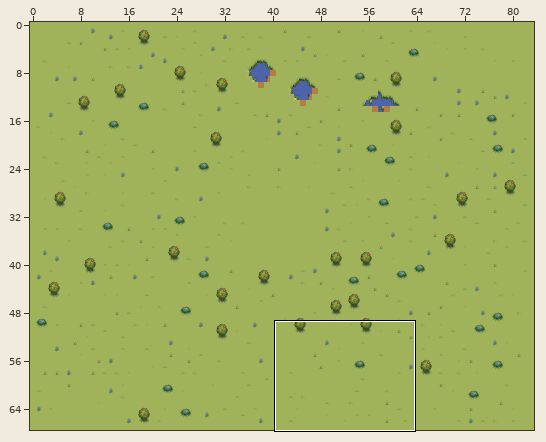
Level history. Tiled map (JSON): src/assets/tilemaps/generated/1-7.tmj. Above: a wide view before the commit, with the close-up outlined.
Close-up. Earlier state:
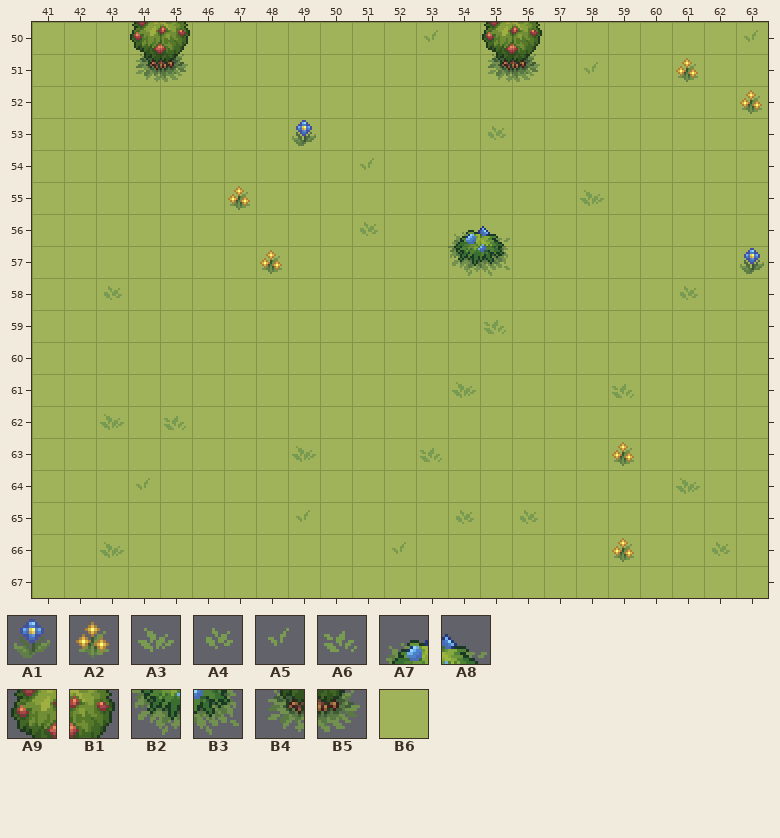
Cells are 16x16 px. Shown: x 41..63, y 50..67. The commit also changed other parts of the map, which this record leaves out.
Key: from "Details": A1 120, A2 128, A3 156, A4 157, A5 160, A6 161; from "Trees_rocks": A7 165, A8 166, A9 179, B1 180, B2 181, B3 182, B4 195, B5 196; from "ground_grasss": B6 55.
__ is an empty cell.
Layer "Base" before, first column x 41:
50 B6 B6 B6 B6 B6 B6 B6 B6 B6 B6 B6 B6 B6 B6 B6 B6 B6 B6 B6 B6 B6 B6 B6
51 B6 B6 B6 B6 B6 B6 B6 B6 B6 B6 B6 B6 B6 B6 B6 B6 B6 B6 B6 B6 B6 B6 B6
52 B6 B6 B6 B6 B6 B6 B6 B6 B6 B6 B6 B6 B6 B6 B6 B6 B6 B6 B6 B6 B6 B6 B6
53 B6 B6 B6 B6 B6 B6 B6 B6 B6 B6 B6 B6 B6 B6 B6 B6 B6 B6 B6 B6 B6 B6 B6
54 B6 B6 B6 B6 B6 B6 B6 B6 B6 B6 B6 B6 B6 B6 B6 B6 B6 B6 B6 B6 B6 B6 B6
55 B6 B6 B6 B6 B6 B6 B6 B6 B6 B6 B6 B6 B6 B6 B6 B6 B6 B6 B6 B6 B6 B6 B6
56 B6 B6 B6 B6 B6 B6 B6 B6 B6 B6 B6 B6 B6 B6 B6 B6 B6 B6 B6 B6 B6 B6 B6
57 B6 B6 B6 B6 B6 B6 B6 B6 B6 B6 B6 B6 B6 B6 B6 B6 B6 B6 B6 B6 B6 B6 B6
58 B6 B6 B6 B6 B6 B6 B6 B6 B6 B6 B6 B6 B6 B6 B6 B6 B6 B6 B6 B6 B6 B6 B6
59 B6 B6 B6 B6 B6 B6 B6 B6 B6 B6 B6 B6 B6 B6 B6 B6 B6 B6 B6 B6 B6 B6 B6
60 B6 B6 B6 B6 B6 B6 B6 B6 B6 B6 B6 B6 B6 B6 B6 B6 B6 B6 B6 B6 B6 B6 B6
61 B6 B6 B6 B6 B6 B6 B6 B6 B6 B6 B6 B6 B6 B6 B6 B6 B6 B6 B6 B6 B6 B6 B6
62 B6 B6 B6 B6 B6 B6 B6 B6 B6 B6 B6 B6 B6 B6 B6 B6 B6 B6 B6 B6 B6 B6 B6
63 B6 B6 B6 B6 B6 B6 B6 B6 B6 B6 B6 B6 B6 B6 B6 B6 B6 B6 B6 B6 B6 B6 B6
64 B6 B6 B6 B6 B6 B6 B6 B6 B6 B6 B6 B6 B6 B6 B6 B6 B6 B6 B6 B6 B6 B6 B6
65 B6 B6 B6 B6 B6 B6 B6 B6 B6 B6 B6 B6 B6 B6 B6 B6 B6 B6 B6 B6 B6 B6 B6
66 B6 B6 B6 B6 B6 B6 B6 B6 B6 B6 B6 B6 B6 B6 B6 B6 B6 B6 B6 B6 B6 B6 B6
67 B6 B6 B6 B6 B6 B6 B6 B6 B6 B6 B6 B6 B6 B6 B6 B6 B6 B6 B6 B6 B6 B6 B6
Layer "Agua" before, first column x 41:
50 __ __ __ A9 B1 __ __ __ __ __ __ __ A5 __ A9 B1 __ __ __ __ __ __ A5
51 __ __ __ B4 B5 __ __ __ __ __ __ __ __ __ B4 B5 __ A5 __ __ A2 __ __
52 __ __ __ __ __ __ __ __ __ __ __ __ __ __ __ __ __ __ __ __ __ __ A2
53 __ __ __ __ __ __ __ __ A1 __ __ __ __ __ A4 __ __ __ __ __ __ __ __
54 __ __ __ __ __ __ __ __ __ __ A5 __ __ __ __ __ __ __ __ __ __ __ __
55 __ __ __ __ __ __ A2 __ __ __ __ __ __ __ __ __ __ A3 __ __ __ __ __
56 __ __ __ __ __ __ __ __ __ __ A4 __ __ A7 A8 __ __ __ __ __ __ __ __
57 __ __ __ __ __ __ __ A2 __ __ __ __ __ B2 B3 __ __ __ __ __ __ __ A1
58 __ __ A4 __ __ __ __ __ __ __ __ __ __ __ __ __ __ __ __ __ A4 __ __
59 __ __ __ __ __ __ __ __ __ __ __ __ __ __ A6 __ __ __ __ __ __ __ __
60 __ __ __ __ __ __ __ __ __ __ __ __ __ __ __ __ __ __ __ __ __ __ __
61 __ __ __ __ __ __ __ __ __ __ __ __ __ A3 __ __ __ __ A6 __ __ __ __
62 __ __ A3 __ A6 __ __ __ __ __ __ __ __ __ __ __ __ __ __ __ __ __ __
63 __ __ __ __ __ __ __ __ A3 __ __ __ A6 __ __ __ __ __ A2 __ __ __ __
64 __ __ __ A5 __ __ __ __ __ __ __ __ __ __ __ __ __ __ __ __ A3 __ __
65 __ __ __ __ __ __ __ __ A5 __ __ __ __ A4 __ A4 __ __ __ __ __ __ __
66 __ __ A3 __ __ __ __ __ __ __ __ A5 __ __ __ __ __ __ A2 __ __ A4 __
67 __ __ __ __ __ __ __ __ __ __ __ __ __ __ __ __ __ __ __ __ __ __ __
And afterwards:
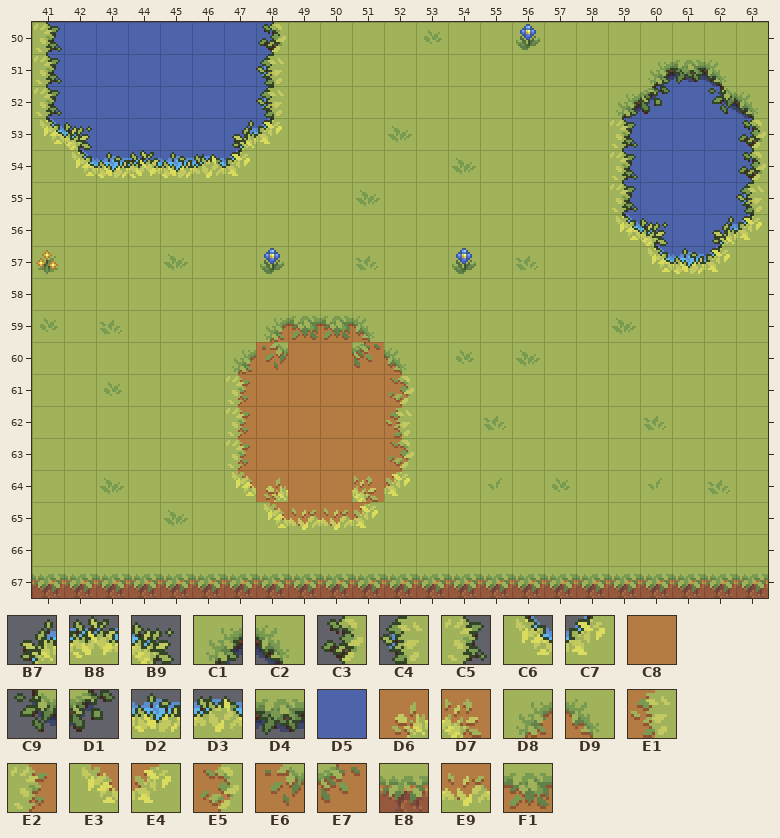
Further tiles: from "Water_coasts": B7 41, B8 42, B9 43, C1 44, C2 45, C3 79, C4 80, C5 82, C6 83, C7 84, C8 92, C9 119, D1 121, D2 158, D3 159, D4 197; from "Water_detilazation": D5 0; from "ground_grasss": D6 1, D7 3, D8 4, D9 5, E1 54, E2 56, E3 57, E4 58, E5 59, E6 107, E7 109, E8 131, E9 161, F1 213.
What changed:
Changed rows in their new state; .. is an unchanged cell.
Layer "Base":
first column x 41:
50 D5 D5 D5 D5 D5 D5 D5 D5 .. .. .. .. .. .. .. .. .. .. .. .. .. .. ..
51 D5 D5 D5 D5 D5 D5 D5 D5 .. .. .. .. .. .. .. .. .. .. .. D5 D5 D5 ..
52 D5 D5 D5 D5 D5 D5 D5 D5 .. .. .. .. .. .. .. .. .. .. D5 D5 D5 D5 D5
53 D5 D5 D5 D5 D5 D5 D5 D5 .. .. .. .. .. .. .. .. .. .. D5 D5 D5 D5 D5
54 .. D5 D5 D5 D5 D5 D5 .. .. .. .. .. .. .. .. .. .. .. D5 D5 D5 D5 D5
55 .. .. .. .. .. .. .. .. .. .. .. .. .. .. .. .. .. .. D5 D5 D5 D5 D5
56 .. .. .. .. .. .. .. .. .. .. .. .. .. .. .. .. .. .. D5 D5 D5 D5 D5
57 .. .. .. .. .. .. .. .. .. .. .. .. .. .. .. .. .. .. .. D5 D5 D5 ..
59 .. .. .. .. .. .. .. D8 F1 F1 D9 .. .. .. .. .. .. .. .. .. .. .. ..
60 .. .. .. .. .. .. D8 E6 C8 C8 E7 D9 .. .. .. .. .. .. .. .. .. .. ..
61 .. .. .. .. .. .. E2 C8 C8 C8 C8 E5 .. .. .. .. .. .. .. .. .. .. ..
62 .. .. .. .. .. .. E2 C8 C8 C8 C8 E1 .. .. .. .. .. .. .. .. .. .. ..
63 .. .. .. .. .. .. E2 C8 C8 C8 C8 E5 .. .. .. .. .. .. .. .. .. .. ..
64 .. .. .. .. .. .. E3 D6 C8 C8 D7 E4 .. .. .. .. .. .. .. .. .. .. ..
65 .. .. .. .. .. .. .. E3 E9 E9 E4 .. .. .. .. .. .. .. .. .. .. .. ..
67 E8 E8 E8 E8 E8 E8 E8 E8 E8 E8 E8 E8 E8 E8 E8 E8 E8 E8 E8 E8 E8 E8 E8
Layer "Agua":
first column x 41:
50 C5 .. .. __ __ .. .. C3 .. .. .. .. A4 .. __ A1 .. .. .. .. .. .. __
51 C5 .. .. __ __ .. .. C4 .. .. .. .. .. .. __ __ .. __ .. C1 D4 C2 ..
52 C5 .. .. .. .. .. .. C4 .. .. .. .. .. .. .. .. .. .. C1 D1 .. C9 C2
53 C6 B9 .. .. .. .. B7 C7 __ .. .. A3 .. .. __ .. .. .. C5 .. .. .. C3
54 .. C6 D2 B8 D2 D3 C7 .. .. .. __ .. .. A3 .. .. .. .. C5 .. .. .. C3
55 .. .. .. .. .. .. __ .. .. .. A3 .. .. .. .. .. .. __ C5 .. .. .. C4
56 .. .. .. .. .. .. .. .. .. .. __ .. .. __ __ .. .. .. C6 B9 .. B7 C7
57 A2 .. .. .. A3 .. .. A1 .. .. A6 .. .. A1 __ A6 .. .. .. C6 D2 C7 __
58 .. .. __ .. .. .. .. .. .. .. .. .. .. .. .. .. .. .. .. .. __ .. ..
59 A4 .. A6 .. .. .. .. .. .. .. .. .. .. .. __ .. .. .. A3 .. .. .. ..
60 .. .. .. .. .. .. .. .. .. .. .. .. .. A4 .. A3 .. .. .. .. .. .. ..
61 .. .. A4 .. .. .. .. .. .. .. .. .. .. __ .. .. .. .. __ .. .. .. ..
62 .. .. __ .. __ .. .. .. .. .. .. .. .. .. A6 .. .. .. .. A6 .. .. ..
63 .. .. .. .. .. .. .. .. __ .. .. .. __ .. .. .. .. .. __ .. .. .. ..
64 .. .. A3 __ .. .. .. .. .. .. .. .. .. .. A5 .. A4 .. .. A5 __ A6 ..
65 .. .. .. .. A3 .. .. .. __ .. .. .. .. __ .. __ .. .. .. .. .. .. ..
66 .. .. __ .. .. .. .. .. .. .. .. __ .. .. .. .. .. .. __ .. .. __ ..
Where, in picture pixels (left, top, right, bottom), the same in both close-ups:
changed: (32, 22, 768, 598)
